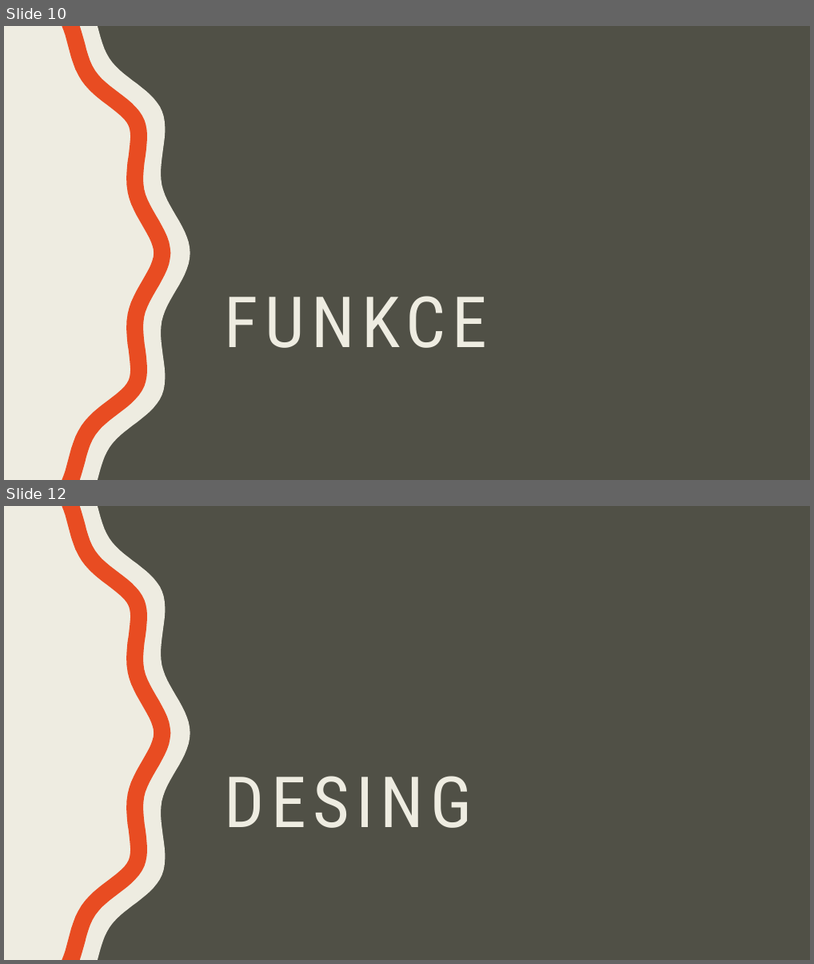
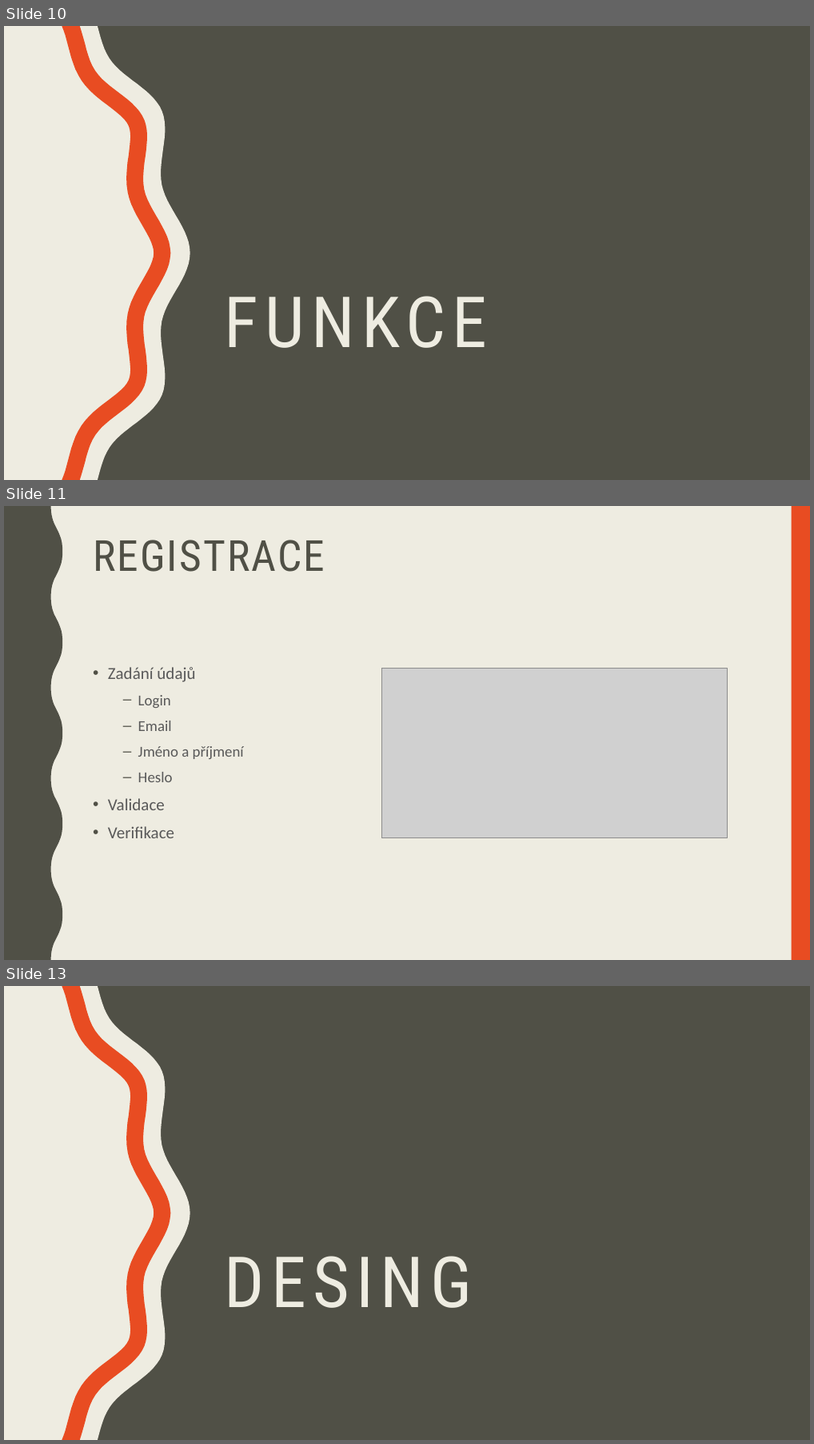
Before and after one commit to hruska07/Apollo13, a slide deck: docs/Apollo 13 - Logos Polytechnikos.pptx. Shown one above the other, each under a label of ours: slides 10 and 12 before the commit, slides 10, 11 and 13 after it; the slides between them are not shown. The pictures are 814x964 and 814x1444 pixels, drawn with LibreOffice and Linux fonts; fonts in the diff are those of the drawing; grey boxes stand for pictures. Boxes give left, top, right and bottom in pixels: in the first picture for what was removed or moved away, otherwise in the second. Text is boxed around its words. In the diff, an @@ line names an element or a change of style, - is before the commit and + after.

Commit message:
přidány registrace a agendy do prezentace

```diff
--- a/docs/Apollo 13 - Logos Polytechnikos.pptx
+++ b/docs/Apollo 13 - Logos Polytechnikos.pptx
@@ slide 11 added at [4,506,810,960], background #EEECE1 @@
@@ freeform shape added at [4,506,62,960], fill #505046 @@
@@ rectangle added at [792,506,810,960], fill #E84C22 @@
@@ title added at [93,540,325,572], 51 pt, text #505046 @@
+REGISTRACE
@@ text added at [108,667,244,838], 20 pt, text #595959 @@
+• Zadání údajů
+  – Login
+  – Email
+  – Jméno a příjmení
+  – Heslo
+• Validace
+• Verifikace
@@ picture added at [382,668,728,837] @@
@@ what was slide 12 is now slide 13 @@
```
Also in this commit, not shown: 1 other slide added, 1 slide removed, 2 other files.
